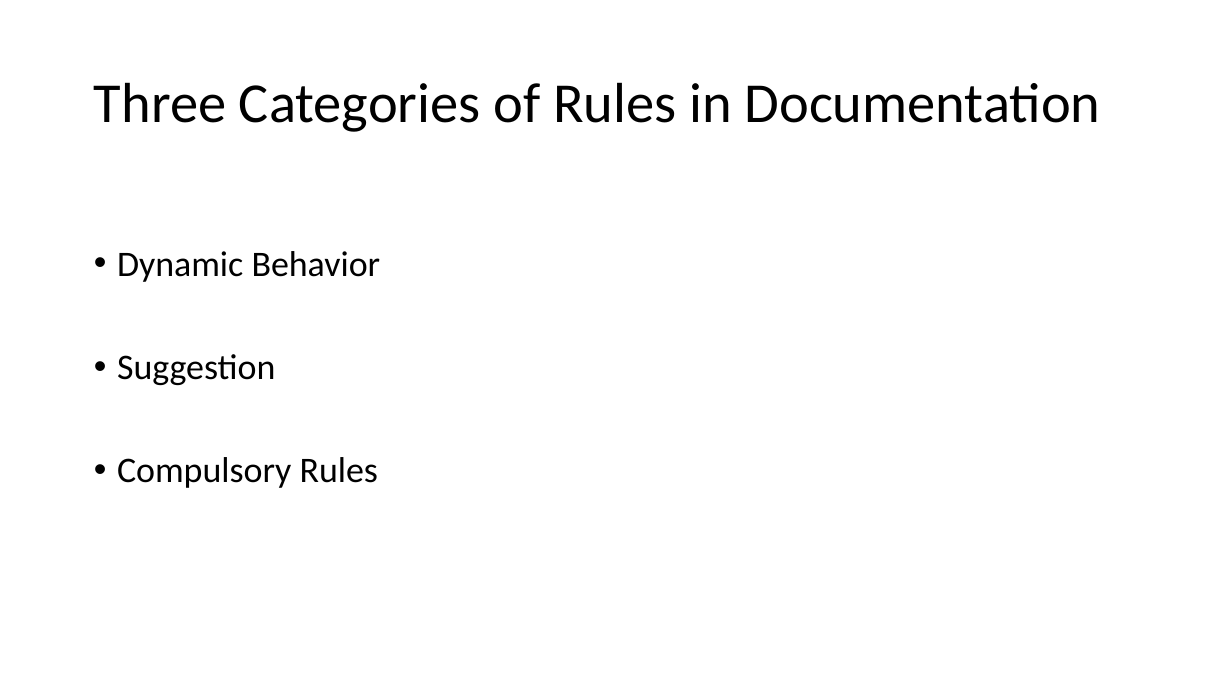
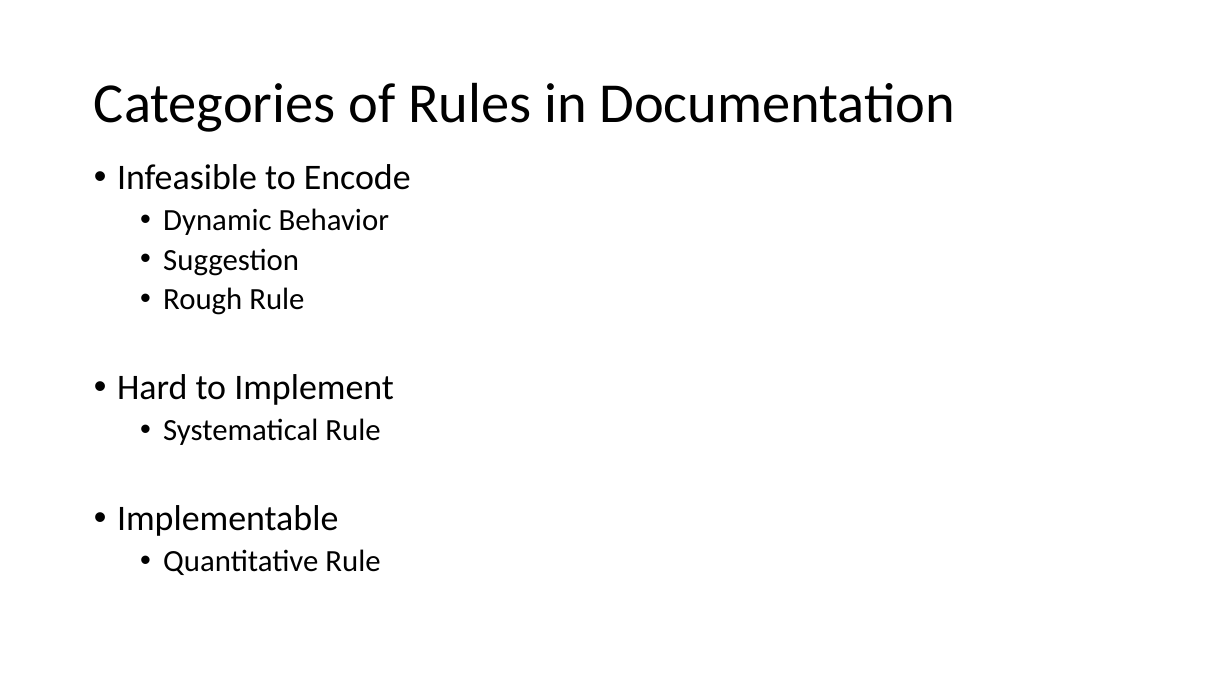
Before and after one commit to MulongXie/AppRuleCheck-Android, a slide deck: slide 3 of doc/week2.pptx (slide 2 before the commit). Drawn at 1232x693 pixels with LibreOffice and Linux fonts; fonts in the diff are those of the drawing. Boxes give left, top, right and bottom in pixels: in the first picture for what was removed or moved away, otherwise in the second. Text is boxed around its words. In the diff, an @@ line names an element or a change of style, - is before the commit and + after.

Commit message:
update slide

```diff
--- a/doc/week2.pptx
+++ b/doc/week2.pptx
@@ title at [94, 82, 956, 132]: text changed @@
-Three Categories of Rules in Documentation
+Categories of Rules in Documentation
@@ text "Infeasible to Encode": place and size @@
-text "Infeasible to Encode" at [117, 251, 381, 488]
+text "Infeasible to Encode" at [117, 164, 411, 575]
@@ text at [117, 164, 411, 190]: paragraph added @@
+• Infeasible to Encode
@@ text at [163, 208, 389, 276]: size 28 to 24 pt in "Dynamic Behavior", "Suggestion"; list level 1 to 2 in "Dynamic Behavior"; list level 1 to 2 in "Suggestion" @@
@@ text at [117, 287, 394, 575]: text changed; size 28 to 24 pt @@
-• Compulsory Rules
+  • Rough Rule
+• Hard to Implement
+  • Systematical Rule
+• Implementable
+  • Quantitative Rule
```
Also in this commit, not shown: 3 other slides changed, 3 slides added, 2 other files.
